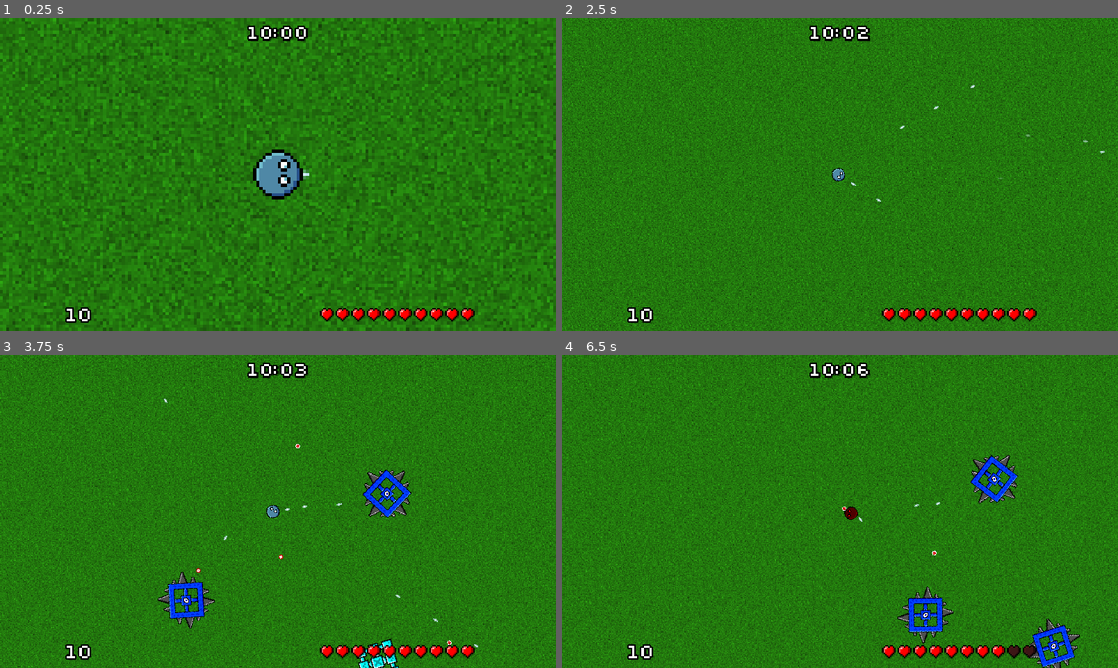
Above: before the commit, frames 1-4 (two rows, left to right).
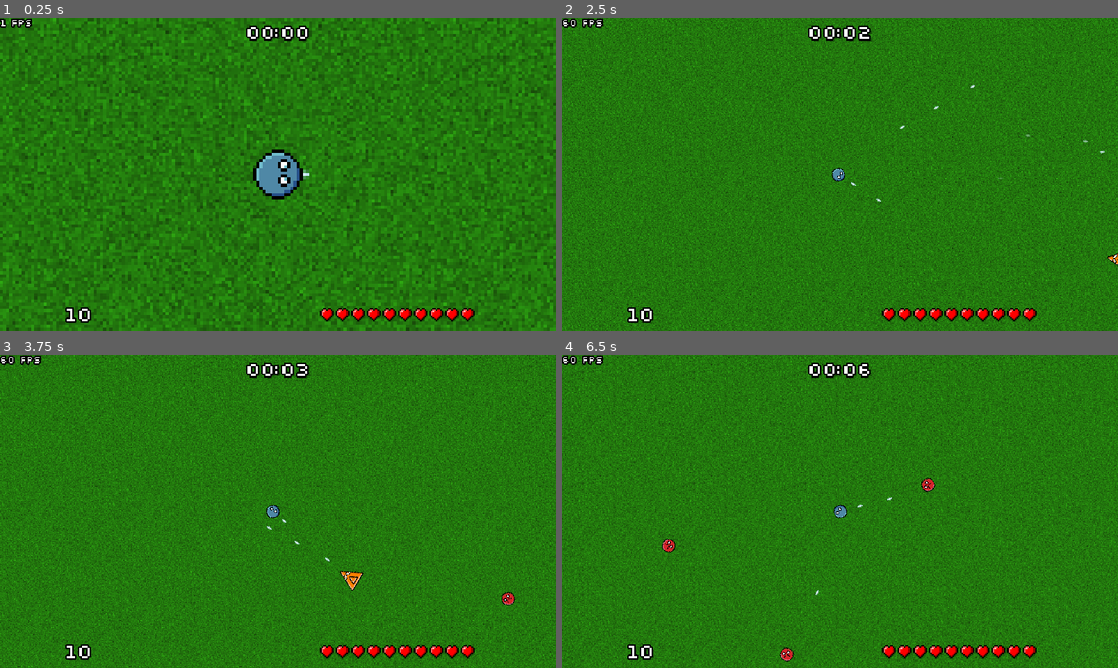
Above: after the commit, the same moments.

Repository: veprogames/top-down-incremental
Game: Godot game, scene res://level/level.tscn
Two runs of this game, one before a commit and one after it. Both use one fixed random seed, a clock stepped at 60 frames per second and the inputs below.
Inputs (mouse positions are in pixels of both pictures, inside the frame that each line leads up to):
- Up to frame 1 (0.25 s): no input
- Up to frame 2 (2.5 s): move the mouse to (867, 174) at 0.52 s; move the mouse to (812, 174) at 1.27 s; move the mouse to (851, 168) at 2.02 s
- Up to frame 3 (3.75 s): move the mouse to (272, 517) at 2.77 s; move the mouse to (316, 514) at 3.52 s
- Up to frame 4 (6.5 s): move the mouse to (795, 508) at 4.27 s; move the mouse to (845, 511) at 5.02 s; move the mouse to (817, 505) at 5.77 s

The runs differ from the first frame. In frame 1, 0.4% of the frame differs, in the area x 0-56%, y 0-8%; in frame 2, 0.5%; in frame 3, 2.6%; in frame 4, 32%, in the area x 0-100%, y 0-100%.

Commit message:
limit max amount of enemies and gems at once

Diff:
--- a/enemy/enemy.gd
+++ b/enemy/enemy.gd
@@ -3,6 +3,9 @@
 
 @export var hp: float = 1
 @export var color: Color = Color.RED
+
+@onready var level: Level = get_tree().current_scene as Level
+
 var current_hp: float
 
 var move_behaviors: Array[EnemyMoveBehavior]
@@ -13,6 +16,8 @@
 const KNOCKBACK_FRICTION: float = 2
 
 func _ready() -> void:
+	assert(is_instance_valid(level))
+
 	current_hp = hp
 	move_behaviors.assign(Utils.get_children_of_type(self, EnemyMoveBehavior))
 
@@ -68,7 +73,7 @@
 
 		var gem: Gem = Gem.create_with_velocity(color, vel)
 		gem.position = global_position
-		get_tree().current_scene.add_child(gem)
+		level.add_gem(gem)
 
 
 func _on_visible_on_screen_notifier_2d_screen_exited() -> void:
--- a/level/level.gd
+++ b/level/level.gd
@@ -1,8 +1,27 @@
 class_name Level
 extends Node2D
 
-var time: float = 600.0
+var time: float = 0.0
+
+@onready var enemies: Node2D = $Enemies
+@onready var gems: Node2D = $Gems
+
+@onready var label_fps: Label = $CanvasLayer/LabelFPS
 
 
 func _process(delta: float) -> void:
 	time += delta
+
+	label_fps.text = "%d fps" % Engine.get_frames_per_second()
+
+
+func add_enemy(enemy: Enemy) -> void:
+	enemies.add_child(enemy)
+	if enemies.get_child_count() > 1024:
+		enemies.get_child(0).queue_free()
+
+
+func add_gem(gem: Gem) -> void:
+	gems.add_child(gem)
+	if gems.get_child_count() > 4096:
+		gems.get_child(0).queue_free()
--- a/level/level.tscn
+++ b/level/level.tscn
@@ -84,6 +84,11 @@
 offset_bottom = 73.0
 grow_horizontal = 2
 
+[node name="LabelFPS" type="Label" parent="CanvasLayer"]
+offset_right = 40.0
+offset_bottom = 37.0
+text = "FPS"
+
 [node name="Player" parent="." node_paths=PackedStringArray("player_damage") instance=ExtResource("1_c1fdt")]
 z_index = 1
 position = Vector2(634, 481)
@@ -129,3 +134,7 @@
 shape = SubResource("WorldBoundaryShape2D_u1xbg")
 
 [node name="LevelSpawner" parent="." instance=ExtResource("7_geyi5")]
+
+[node name="Enemies" type="Node2D" parent="."]
+
+[node name="Gems" type="Node2D" parent="."]
--- a/spawner/level_spawner.gd
+++ b/spawner/level_spawner.gd
@@ -14,4 +14,4 @@
 		var tier: int = EnemyFactory.get_random_tier(level.time)
 		var enemy: Enemy = EnemyFactory.create_random(tier)
 		enemy.position = player.position + 500 * Vector2.RIGHT.rotated(randf() * TAU)
-		level.add_child(enemy)
+		level.add_enemy(enemy)
